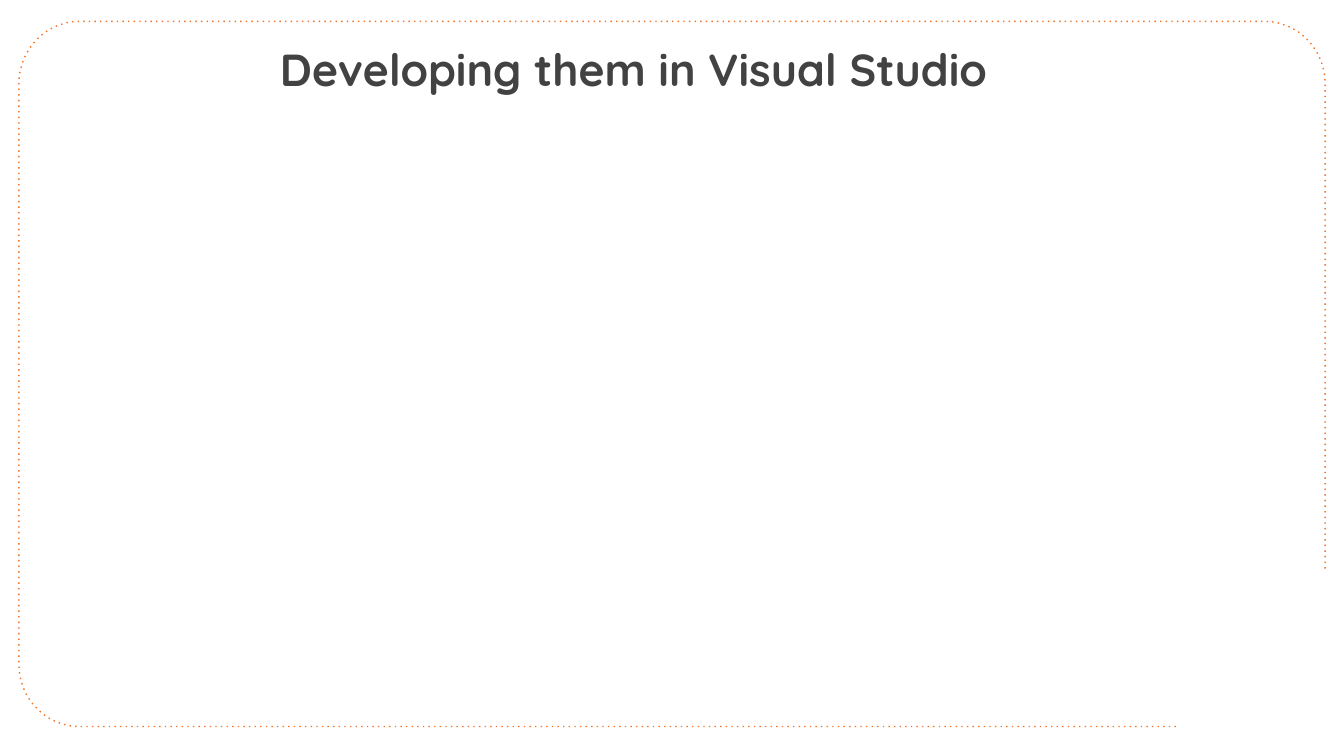
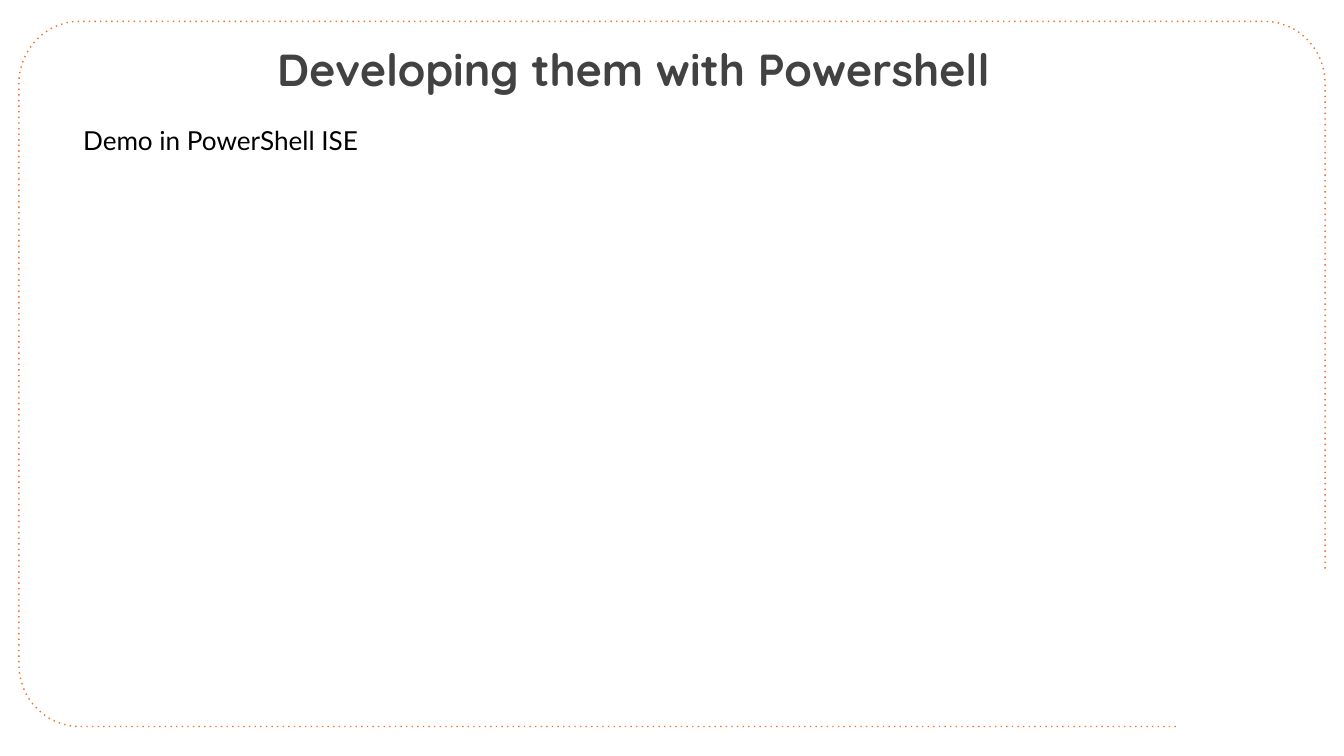
Before and after one commit to CloudSpecOps/Serverless-Architectures-with-Azure, a slide deck: slide 11 of Session Presentation/Azure-Serverless-Architecture-Session-Day-2.pptx. Drawn at 1344x756 pixels with LibreOffice and Linux fonts; fonts in the diff are those of the drawing; background and template pictures are left out. Boxes give left, top, right and bottom in pixels: in the first picture for what was removed or moved away, otherwise in the second. Text is boxed around its words. In the diff, an @@ line names an element or a change of style, - is before the commit and + after.

```diff
--- a/Session Presentation/Azure-Serverless-Architecture-Session-Day-2.pptx
+++ b/Session Presentation/Azure-Serverless-Architecture-Session-Day-2.pptx
@@ text at bbox=[277, 53, 990, 95]: text changed @@
-Developing them in Visual Studio
+Developing them with Powershell
@@ text added at bbox=[83, 130, 358, 151], 28 pt, text #000000 @@
+Demo in PowerShell ISE
```
Also in this commit, not shown: 3 other slides changed, 2 slides added.
